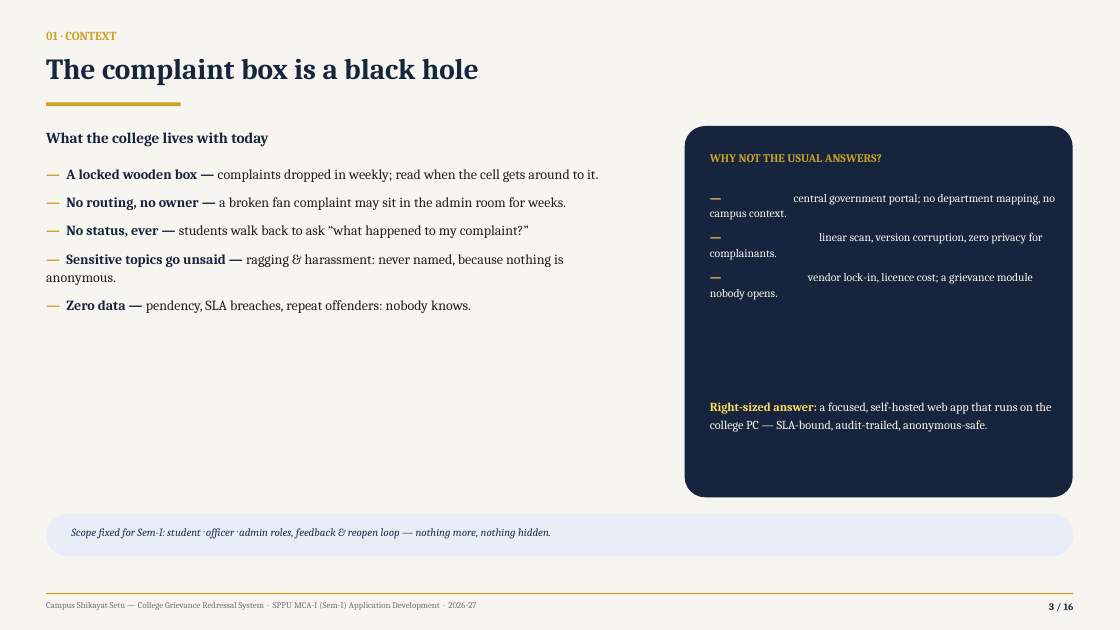
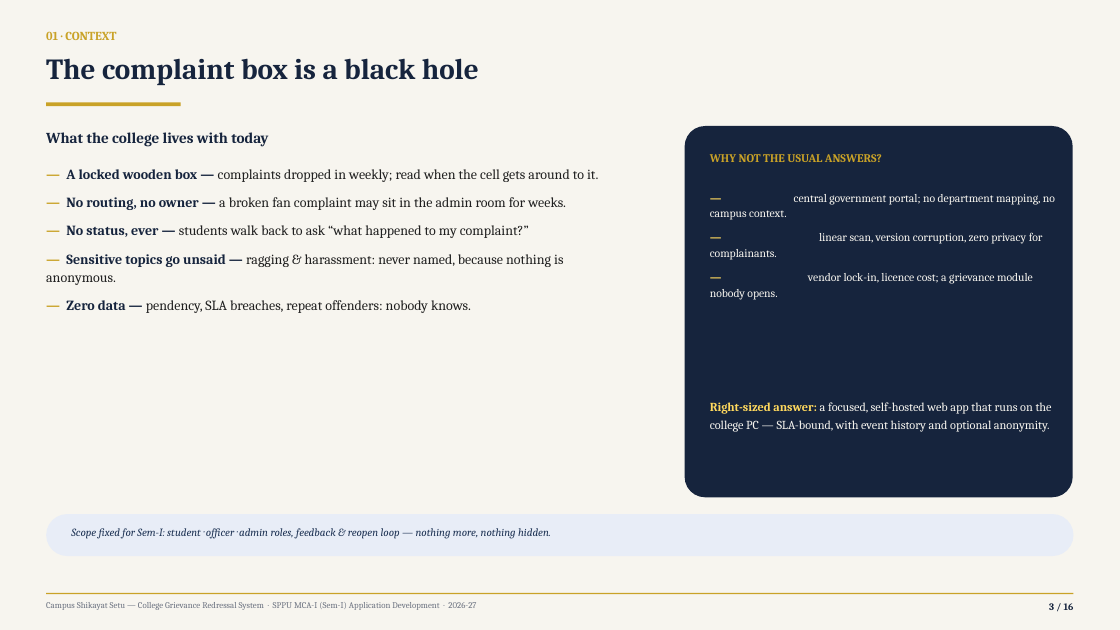
Before and after one commit to Yashwant-git392/Yashwant-git392, a slide deck: slide 3 of shikayat-setu/presentation/CampusShikayatSetu_MCA-Mini-Project_Review.pptx. Drawn at 1120x630 pixels with LibreOffice and Linux fonts; fonts in the diff are those of the drawing. Boxes give left, top, right and bottom in pixels: in the first picture for what was removed or moved away, otherwise in the second. Text is boxed around its words. In the diff, an @@ line names an element or a change of style, - is before the commit and + after.

```diff
--- a/shikayat-setu/presentation/CampusShikayatSetu_MCA-Mini-Project_Review.pptx
+++ b/shikayat-setu/presentation/CampusShikayatSetu_MCA-Mini-Project_Review.pptx
@@ text at [710, 402, 1052, 432]: text changed @@
-Right-sized answer: a focused, self-hosted web app that runs on the college PC — SLA-bound, audit-trailed, anonymous-safe.
+Right-sized answer: a focused, self-hosted web app that runs on the college PC — SLA-bound, with event history and optional anonymity.
```
Also in this commit, not shown: 11 other slides changed, 23 other files.
